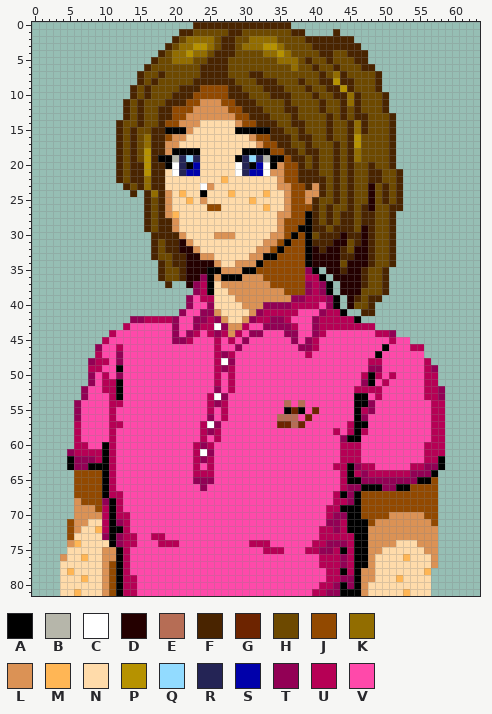
Pixel-art file: src/testrom/res/_ignore/de_detective3_klein.aseprite. Above is the file before it was changed.
64x82 pixels, 1 frame.
Visible layers, top first: "Hoofd+Haar+Nek/Haar", "Hoofd+Haar+Nek/Hoofd", "Hoofd+Haar+Nek/Nek", "++Kleding/Logo Rood", "Blouse/Polo Roze", "Lichaam Polo".
Palette (. is transparent): A #000000  B #b6b6aa  C #ffffff  D #240000  E #b66d55  F #492400  G #6d2400  H #6d4900  J #924900  K #926d00  L #db9255  M #ffb655  N #ffdbaa  P #b69200  Q #92dbff  R #242455  S #0000aa  T #920055  U #b60055  V #ff49aa
Pixels before (only the part around the change), first column x 0:
29 ................FHFFLNNNNNNNNNNNNNNLJJAAFFHFFFHDFHHF............
30 .................FFFFLNNNNLLLNNNNNLLJAJAHFFFDFFDFHHF............
31 .................FHFFDLNNNNNNNNNNLLJAJJAFFFDDHFDFHHF............
32 .................FHFFDDLNNNNNNNNLLJAJJJADFDDFHDDFHHF............
33 .................FHHFFDDLLNNNNNLLAAJJJJADDDDFFDDFHHF............
34 ..................FHFFDDDDLNNLLLAJJJJJJADDDDHDDDFHHF............
35 ..................FHHFDDDAALLLAAJJJJJJJTA.DDFDDFHHF.............
36 ..................FHHFDDTALAAALLLJJJJJJUUA.DDDDFHHF.............
37 ...................F..DTUANLLLLLLLJJJJJTUTA.DDDFHHF.............
38 .......................TUANNLLLLLLLLJJJTUTA.DDDHHHF.............
39 ......................TVUUNNNLLLLLLLLTTUUUTA.DFHFF..............
40 ......................TVVTNNNNLLLTTTTUUUUVTA.DHHF...............
41 .....................TVVTTLNNNNLTUUUUUVVVTUUA..FF...............
42 ..............TTUUUUTVVTTUTLNNLTUUTTUVVVTUUUUUA.................
43 .............UVVVVVVTVVTUUCTLLUVVTTTTUVVTUUUUUUUU...............
44 ...........UVVVVVVVVTVTUVUTULUVTTVVVTTVVTUVVVVVVVUUT............
45 ..........UVVVVVVVVVTTUVVVUVUVTVVVVVVTVTUVVVVVVVVVVUVV..........
46 .........TVVUVVVVVVVVVVVVVUVVTVVVVVVVVTTUVVVVVVVVVAVVVUU........
47 .........UVVTVVVVVVVVVVVVVUTUVVVVVVVVVVUVVVVVVVVVAVVVVVV........
48 ........TUUVTVVVVVVVVVVVVVUCTVVVVVVVVVVVVVVVVVVVUUVVVVVVU.......
49 ........UUVVAVVVVVVVVVVVVVUTUVVVVVVVVVVVVVVVVVVVTTVVVVVVUT......
50 ........TVUVTVVVVVVVVVVVVVUVUVVVVVVVVVVVVVVVVVVUAUVUVVVVUU......
51 ........TVUUAVVVVVVVVVVVVVUVUVVVVVVVVVVVVVVVVVVTAVUVVVVVUU......
52 .......TVVUUAVVVVVVVVVVVVVTVUVVVVVVVVVVVVVVVVVUUUUVVVVVVUUT.....
53 .......TVVVUAVVVVVVVVVVVVUCTVVVVVVVVVVVVVVVVVVAAVUVVVVVVUUT.....
54 ......TVVVVUUVVVVVVVVVVVVUTUVVVVVVVVEVEVVVVVVVAATVVVVVVVVUU.....
55 ......TVVVVUVVVVVVVVVVVVVUVUVVVVVVVVAGAVGVVVVVAUTVVVVVVVVUU.....
56 ......TVVVVUVVVVVVVVVVVVVTVUVVVVVVVEEEVGVVVVVVATVVVVVVVVVUU.....
57 ......UVVVVUUVVVVVVVVVVVUCTVVVVVVVVGGEGVVVVVVUAAVVVVVVVVVUU.....
58 ......UVVVVUVVVVVVVVVVVVUTUVVVVVVVVVVVVVVVVUVUAUVVVVVVVVVUU.....
59 ......UVVVVUVVVVVVVVVVVVUVUVVVVVVVVVVVVVVVVVTAAVVVVVVVVVVUU.....
60 ......UUVVAUVVVVVVVVVVVUTUVVVVVVVVVVVVVVVVVVUUUVVVVVVVVVUUU.....
61 .....TUUUUAUVVVVVVVVVVVUCTVVVVVVVVVVVVVVVVVVUUUVVVVVVVVVUUU.....
62 .....ATTTUAUVVVVVVVVVVVUTUVVVVVVVVVVVVVVVVVVUUUVVVVVVVVVUUA.....
63 .....ATTAAAUVVVVVVVVVVVUVUVVVVVVVVVVVVVVVVVUUATUUVVVVVUUTTA.....
64 ......JJJJAUVVVVVVVVVVVUUUVVVVVVVVVVVVVVVVVVUAUTUUUUUUTTTA......
65 ......JJJJAUVVVVVVVVVVVTTTVVVVVVVVVVVVVVVVVVUAATTTTTTTTAAJ......
66 ......JJJJAUVVVVVVVVVVVVTVVVVVVVVVVVVVVVVVVVUTTAAATTAAJJJJ......
67 ......JJJJAUUVVVVVVVVVVVVVVVVVVVVVVVVVVVVVVUATAJJJJJJJJJJJ......
68 ......LJJJTAUVVVVVVVVVVVVVVVVVVVVVVVVVVVVVVUUTAJJJJJJJJJJJ......
69 ......LLLJUAUVVVVVVVVVVVVVVVVVVVVVVVVVVVVVUUAAAJJJJJJJJJJJ......
70 ......LLLLUAUUVVVVVVVVVVVVVVVVVVVVVVVVVVVVUTTAAJJJJLLLLLJJ......
71 .....JLLNNUATUVVVVVVVVVVVVVVVVVVVVVVVVVVVVTTUAAAJLLLLLLLLJ......
72 .....JLNNMUAAUVVVVVVVVVVVVVVVVVVVVVVVVVVVUUTUAAALLLLLLLLLL......
73 .....JNNNNTATUUVVUUVVVVVVVVVVVVVVVVVVVVVVUUUUUAALLLLLLLLLL......
74 .....LMNNNNATUUVVVUUUVVVVVVVVVVUUUVVVVVVUUTTTUAALLLLNNNLLL......
75 .....NNNNNLLAUVVVVVVVVVVVVVVVVVVVUUUVVVUUTTUAUAALLNNNNNNLL......
76 ....LNNMNNLLAUVVVVVVVVVVVVVVVVVVVVVVVVVVVUUUTUAALNNNNMNNNL......
77 ....NNNNNNLJAUVVVVVVVVVVVVVVVVVVVVVVVVVVVUUUTUAALNNNNNNNNL......
78 ....NMNNNNLJAUVVVVVVVVVVVVVVVVVVVVVVVVVVVVUUAUALLNNNNNNNM.......
79 ....NNNMNNLJAUUVVVVVVVVVVVVVVVVVVVVVVVVVVVUUTTALLNNNMNNNN.......
80 ....NNNNNNLJAUUVVVVVVVVVVVVVVVVVVVVVVVVVVUUTATALNNNNNNNNN.......
81 ....NNMNNNLJAUUVVVVVVVVVVVVVVVVVVVVVVVVVUUTTAAALNNNNNMNNN.......
And afterwards:
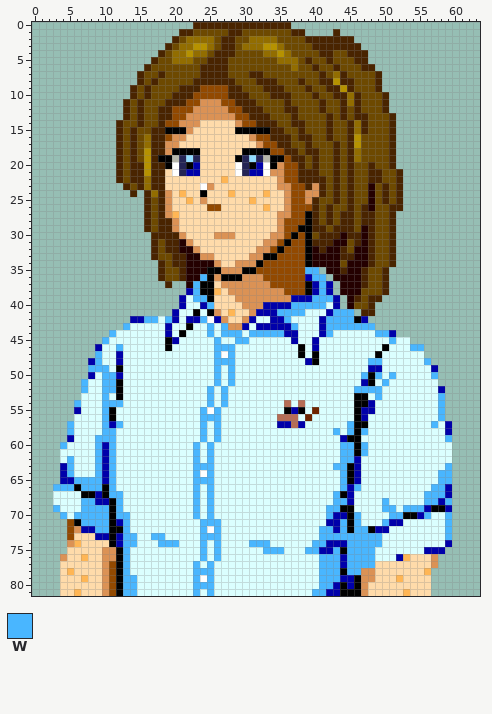
Colours new in this view: W #49b6ff
What changed:
layer "Blouse/Polo Roze" now hidden
layer "Blouse/Blouse Blauw" now shown
layer "++Kleding/Logo Rood" now hidden
layer "++Kleding/Logo Blauw" now shown
colour V: #ff49aa -> #dbffff
Changed rows in their new state; - is a pixel that keeps its letter.
Layers "Hoofd+Haar+Nek/Nek", "++Kleding/Logo Blauw", "Blouse/Blouse Blauw":
first column x 3:
35 ------------------------------------WW-------------------
36 ---------------------W--------------SWW------------------
37 --------------------WA--------------ASWS-----------------
38 -------------------SWA-M------------ASWS-----------------
39 ------------------SVWWA-----------SSSWWWS----------------
40 ------------------SV-SW-------SSSSWWWWWVS----------------
41 -----------------SV-AVA--M---SSSWWWW--VSWWW--------------
42 -----------SSWWVWS-SSWCS----SVVSSW---VSWWWW-S------------
43 ----------W-----SV-AVVWVW--S-SSSSSW--VSWWWWWWW-----------
44 --------W-------SVAVV-WVWWW-WWWWWSS--VSW------WWS--------
45 -------W--------ASVV---W-VWW------S-VS----------W--------
46 ------S--W------A------WWWV--------AVS-------------WW----
47 ------W--S-------------WCW---------AVA-------------------
48 -----SWV-S-------------WWW----------SA-------WW------W---
49 -----WWW---------------WVW-------------------SS------VS--
50 -----S-WWS-------------W-W------------------W-W-W----VW--
51 ----WV-WW--------------W-W------------------S--W-----VV--
52 ----W--WW-------------WVWV-----------------WWWW------VVS-
53 ----V--WV-------------WVW---------------------W------VVW-
54 ---W---WWW------------WVW--------------------S--------VW-
55 ---S---WA------------WCWV---------S---------SS--------VW-
56 ---V---WA------------WWWV-------------------S---------VW-
57 --WV---WSW-----------WVW--------SS-S------W-----------WVS
58 --WV---WW------------WVW----------------W-W-W---------VVS
59 --SV--WWW------------W-W-----------------S------------VVW
60 -WVVV-WSW-----------WVW------------------WWAW--------VVVV
61 -VVVVVWSW-----------WVW------------------WWAW--------VVVV
62 -VWVVVWSW-----------WVW------------------WWS---------VVVV
63 -SWVVVWSW-----------WWW-----------------WW-SVV-----VVVVVW
64 -SWVVVWSW-----------WCW------------------W-SVVVVVVVVVVVWW
65 -SSWWWWSW-----------WWW------------------W-SVVVVVVVVVVVWW
66 WWWAWWW-W-----------WVW------------------WSWVVVVVVVVVVWWS
67 VVVVAAS-WW----------W-W-----------------W-SVVVVVVVVVVWWWS
68 VVVVWWSS-W----------W-W-----------------WWSVVVVWVVVVVWWSW
69 WVVVWWWW-W----------W-W----------------WW--VVVVWWVWWWSAAS
70 -WVWWWWW-WW---------W-W----------------WSS-WVVVVWWAASWVVW
71 ---AWWWW-SW----------WWW---------------SSW-WVVVWSSVVVVVVW
72 ----SSWW--W----------WCW--------------WWSW-WWASSVVVVVVVVW
73 ------SS-SWW--WW-----WWW--------------WWWWWWWWWVVVVVVVVVW
74 ---------SWW---WWW---W-W----WWW------WWSSSWWWWWVVVVVVVVVS
75 ----------W----------W-W------WWW---WWSSW-WWWWVVVVVVVSSS-
76 ----------W----------W-W--------------WWWSWWWWVVVS-------
77 ----------W---------W-W---------------WWWSWWWW-----------
78 ----------W---------WWW---------------WWW-WW-------------
79 ----------WW--------WCW---------------WWWSS--------------
80 ----------WW--------WWW---------------WWS-S--------------
81 ----------WW--------W-W--------------WWSS----------------
Pixel boxes of the changes (left, top, right, bottom) in both pictures:
changed: (53, 267, 452, 596)
